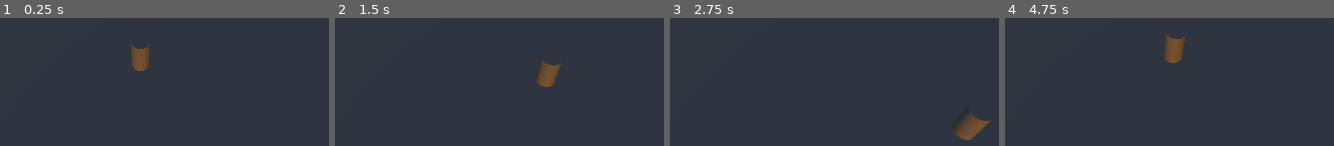
Above: before the commit, frames 1-4 (left to right).
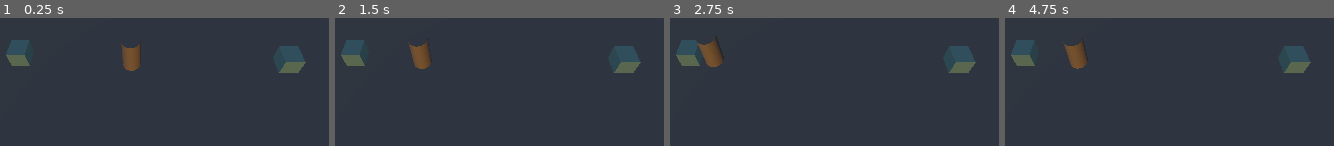
Above: after the commit, the same moments.

Repository: EricThunderSnake/DoNotOpen
Game: Godot game, scene res://Levels/Test/pathfinding.tscn
The game is run twice, just before and just after one commit, with the same random seed, the same clock (stepped at 60 frames per second) and the same inputs. Before the commit the project starts from res://test_environ.tscn.
Inputs:
- Up to frame 1 (0.25 s): no input
- Up to frame 2 (1.5 s): tap Enter (ui_accept) at 0.5, 0.77 s; hold D (MoveRight) 0.53-1.28 s; hold S (MoveBackward) from 1.28 s (still down)
- Up to frame 3 (2.75 s): tap Enter (ui_accept) at 1.52 s; release S (MoveBackward) at 2.03 s; hold D (MoveRight) from 2.03 s (still down)
- Up to frame 4 (4.75 s): release D (MoveRight) at 2.78 s; hold W (MoveForward) 2.78-3.53 s; tap Enter (ui_accept) at 3.02, 3.77, 4.52 s; hold A (MoveLeft) from 3.53 s (still down)

The runs differ from the first frame. In frame 1, 3.6% of the frame differs, in the area x 1-94%, y 17-43%; in frame 2, 4.3%; in frame 3, 4.5%, in the area x 1-98%, y 14-96%; in frame 4, 4.4%.

Commit message:
Bodged NPC Movement
It can move an arbitrary number of targets in a loop. Adjust/Add targets in the test environment and modify "Next Target" variables to adjust route

Diff:
--- a/test_environ.tscn
+++ b/Levels/Test/pathfinding.tscn
@@ -1,6 +1,7 @@
-[gd_scene load_steps=11 format=3 uid="uid://cwwcthwxxh4x3"]
+[gd_scene load_steps=11 format=3 uid="uid://0uorj88r5rnr"]
 
-[ext_resource type="Script" path="res://Player.gd" id="1_sxwdx"]
+[ext_resource type="PackedScene" uid="uid://cq5dw6tsdy5s5" path="res://NPC/NPC.tscn" id="1_np08h"]
+[ext_resource type="PackedScene" uid="uid://d15672pv2gjus" path="res://Target/NPC_target.tscn" id="2_047xe"]
 
 [sub_resource type="ProceduralSkyMaterial" id="ProceduralSkyMaterial_ida35"]
 energy_multiplier = 0.8
@@ -19,11 +20,11 @@
 
 [sub_resource type="WorldBoundaryShape3D" id="WorldBoundaryShape3D_r1mq3"]
 
+[sub_resource type="NavigationMesh" id="NavigationMesh_hj1uy"]
+vertices = PackedVector3Array(-511.5, 0.5, -511.5, -511.5, 0.5, 511.5, 511.5, 0.5, 511.5, 511.5, 0.5, -511.5)
+polygons = [PackedInt32Array(3, 2, 0), PackedInt32Array(0, 2, 1)]
+
 [sub_resource type="PlaneMesh" id="PlaneMesh_fmrs1"]
-
-[sub_resource type="CylinderShape3D" id="CylinderShape3D_ge677"]
-
-[sub_resource type="CylinderMesh" id="CylinderMesh_r2r5j"]
 
 [node name="WorldEnvironment" type="WorldEnvironment"]
 environment = SubResource("Environment_pmaes")
@@ -39,24 +40,28 @@
 physics_material_override = SubResource("PhysicsMaterial_k13xs")
 
 [node name="CollisionShape3D" type="CollisionShape3D" parent="Ground"]
-transform = Transform3D(1, 0, 0, 0, 1, 0, 0, 0, 1, 0, 0, 0)
 shape = SubResource("WorldBoundaryShape3D_r1mq3")
 
-[node name="MeshInstance3D" type="MeshInstance3D" parent="Ground/CollisionShape3D"]
+[node name="NavigationRegion3D" type="NavigationRegion3D" parent="Ground"]
+navigation_mesh = SubResource("NavigationMesh_hj1uy")
+
+[node name="MeshInstance3D" type="MeshInstance3D" parent="Ground/NavigationRegion3D"]
 transform = Transform3D(512, 0, 0, 0, 512, 0, 0, 0, 512, 0, 0, 0)
 mesh = SubResource("PlaneMesh_fmrs1")
+skeleton = NodePath("../../CollisionShape3D")
 
 [node name="Node3D" type="Node3D" parent="."]
 
 [node name="Camera3D" type="Camera3D" parent="Node3D"]
 transform = Transform3D(1, 0, 0, 0, 0.69203, 0.721869, 0, -0.721869, 0.69203, 0, 13.6816, 9.5174)
 
-[node name="CharacterBody3D" type="CharacterBody3D" parent="Node3D"]
-transform = Transform3D(1, 0, 0, 0, 1, 0, 0, 0, 1, 0, 1, 0)
-script = ExtResource("1_sxwdx")
+[node name="NPC" parent="Node3D" node_paths=PackedStringArray("target") instance=ExtResource("1_np08h")]
+target = NodePath("../../Target")
 
-[node name="CollisionShape3D" type="CollisionShape3D" parent="Node3D/CharacterBody3D"]
-shape = SubResource("CylinderShape3D_ge677")
+[node name="Target" parent="." node_paths=PackedStringArray("next_target") instance=ExtResource("2_047xe")]
+transform = Transform3D(1, 0, 0, 0, 1, 0, 0, 0, 1, -6.67525, 0.555522, -0.329767)
+next_target = NodePath("../Target2")
 
-[node name="MeshInstance3D" type="MeshInstance3D" parent="Node3D/CharacterBody3D"]
-mesh = SubResource("CylinderMesh_r2r5j")
+[node name="Target2" parent="." node_paths=PackedStringArray("next_target") instance=ExtResource("2_047xe")]
+transform = Transform3D(1, 0, 0, 0, 1, 0, 0, 0, 1, 7.7355, 1.11104, 0.541064)
+next_target = NodePath("../Target")
--- /dev/null
+++ b/Levels/Test/test_environ.tscn
@@ -0,0 +1,61 @@
+[gd_scene load_steps=11 format=3 uid="uid://cwwcthwxxh4x3"]
+
+[ext_resource type="Script" path="res://Player/Player.gd" id="1_sxwdx"]
+
+[sub_resource type="ProceduralSkyMaterial" id="ProceduralSkyMaterial_ida35"]
+energy_multiplier = 0.8
+
+[sub_resource type="Sky" id="Sky_jken0"]
+sky_material = SubResource("ProceduralSkyMaterial_ida35")
+
+[sub_resource type="Environment" id="Environment_pmaes"]
+background_mode = 2
+background_color = Color(0.0115899, 0.00853991, 0.0274126, 1)
+sky = SubResource("Sky_jken0")
+
+[sub_resource type="CameraAttributesPractical" id="CameraAttributesPractical_inbyj"]
+
+[sub_resource type="PhysicsMaterial" id="PhysicsMaterial_k13xs"]
+
+[sub_resource type="WorldBoundaryShape3D" id="WorldBoundaryShape3D_r1mq3"]
+
+[sub_resource type="PlaneMesh" id="PlaneMesh_fmrs1"]
+
+[sub_resource type="CylinderShape3D" id="CylinderShape3D_ge677"]
+
+[sub_resource type="CylinderMesh" id="CylinderMesh_r2r5j"]
+
+[node name="WorldEnvironment" type="WorldEnvironment"]
+environment = SubResource("Environment_pmaes")
+camera_attributes = SubResource("CameraAttributesPractical_inbyj")
+
+[node name="SkyLight" type="DirectionalLight3D" parent="."]
+transform = Transform3D(1, 0, 0, 0, 0.999885, 0.0151663, 0, -0.0151663, 0.999885, 0, 0, 0)
+light_color = Color(0.741605, 0.475084, 0.0247729, 1)
+light_indirect_energy = 0.0
+light_volumetric_fog_energy = 16.0
+
+[node name="Ground" type="StaticBody3D" parent="."]
+physics_material_override = SubResource("PhysicsMaterial_k13xs")
+
+[node name="CollisionShape3D" type="CollisionShape3D" parent="Ground"]
+shape = SubResource("WorldBoundaryShape3D_r1mq3")
+
+[node name="MeshInstance3D" type="MeshInstance3D" parent="Ground/CollisionShape3D"]
+transform = Transform3D(512, 0, 0, 0, 512, 0, 0, 0, 512, 0, 0, 0)
+mesh = SubResource("PlaneMesh_fmrs1")
+
+[node name="Node3D" type="Node3D" parent="."]
+
+[node name="Camera3D" type="Camera3D" parent="Node3D"]
+transform = Transform3D(1, 0, 0, 0, 0.69203, 0.721869, 0, -0.721869, 0.69203, 0, 13.6816, 9.5174)
+
+[node name="CharacterBody3D" type="CharacterBody3D" parent="Node3D"]
+transform = Transform3D(1, 0, 0, 0, 1, 0, 0, 0, 1, 0, 1, 0)
+script = ExtResource("1_sxwdx")
+
+[node name="CollisionShape3D" type="CollisionShape3D" parent="Node3D/CharacterBody3D"]
+shape = SubResource("CylinderShape3D_ge677")
+
+[node name="MeshInstance3D" type="MeshInstance3D" parent="Node3D/CharacterBody3D"]
+mesh = SubResource("CylinderMesh_r2r5j")
--- /dev/null
+++ b/NPC/NPC.tscn
@@ -0,0 +1,34 @@
+[gd_scene load_steps=5 format=3 uid="uid://cq5dw6tsdy5s5"]
+
+[ext_resource type="Script" path="res://NPC/npc.gd" id="1_8mtn4"]
+
+[sub_resource type="CylinderShape3D" id="CylinderShape3D_ge677"]
+
+[sub_resource type="CylinderMesh" id="CylinderMesh_r2r5j"]
+
+[sub_resource type="GDScript" id="GDScript_1qoyp"]
+script/source = "extends NavigationAgent3D
+
+
+# Called when the node enters the scene tree for the first time.
+func _ready():
+	pass # Replace with function body.
+
+
+# Called every frame. 'delta' is the elapsed time since the previous frame.
+func _process(delta):
+	pass
+"
+
+[node name="NPC" type="CharacterBody3D"]
+transform = Transform3D(1, 0, 0, 0, 1, 0, 0, 0, 1, 0, 1, 0)
+script = ExtResource("1_8mtn4")
+
+[node name="NPCShape3D" type="CollisionShape3D" parent="."]
+shape = SubResource("CylinderShape3D_ge677")
+
+[node name="NPCMesh" type="MeshInstance3D" parent="."]
+mesh = SubResource("CylinderMesh_r2r5j")
+
+[node name="NavigationAgent3D" type="NavigationAgent3D" parent="."]
+script = SubResource("GDScript_1qoyp")
--- /dev/null
+++ b/NPC/npc.gd
@@ -0,0 +1,42 @@
+extends CharacterBody3D
+
+var movement_speed: float = 2.0
+var movement_target_position: Vector3
+@export var target: Target
+var is_target_reached := false
+
+@onready var navigation_agent: NavigationAgent3D = $NavigationAgent3D
+
+func _ready():
+	# These values need to be adjusted for the actor's speed
+	# and the navigation layout.
+	navigation_agent.debug_enabled = true
+	movement_target_position = target.position
+	navigation_agent.path_desired_distance = 0.5
+	navigation_agent.target_desired_distance = 0.5
+
+	# Make sure to not await during _ready.
+	actor_setup.call_deferred()
+
+func actor_setup():
+	# Wait for the first physics frame so the NavigationServer can sync.
+	await get_tree().physics_frame
+
+	# Now that the navigation map is no longer empty, set the movement target.
+	set_movement_target(movement_target_position)
+
+func set_movement_target(movement_target: Vector3):
+	navigation_agent.set_target_position(movement_target)
+
+func _physics_process(delta):
+	if (movement_target_position - position).length() < navigation_agent.target_desired_distance:
+		target = Target.GetNextTarget(target)
+		movement_target_position = target.position
+		actor_setup()
+
+	var current_agent_position: Vector3 = global_position
+	var next_path_position: Vector3 = movement_target_position
+	print(target.name)
+
+	velocity = current_agent_position.direction_to(next_path_position) * movement_speed
+	move_and_slide()
--- a/Player.tscn
+++ b/Player/Player.tscn
@@ -1,14 +1,14 @@
 [gd_scene load_steps=4 format=3 uid="uid://pvqt43lxq2nm"]
 
-[ext_resource type="Script" path="res://Player.gd" id="1_0e32f"]
+[ext_resource type="Script" path="res://Player/Player.gd" id="1_5r7de"]
 
 [sub_resource type="CylinderShape3D" id="CylinderShape3D_ge677"]
 
 [sub_resource type="CylinderMesh" id="CylinderMesh_r2r5j"]
 
-[node name="Player" type="CharacterBody3D"]
+[node name="Player" type="RigidBody3D"]
 transform = Transform3D(1, 0, 0, 0, 1, 0, 0, 0, 1, 0, 1, 0)
-script = ExtResource("1_0e32f")
+script = ExtResource("1_5r7de")
 
 [node name="PlayerShape3D" type="CollisionShape3D" parent="."]
 shape = SubResource("CylinderShape3D_ge677")
--- /dev/null
+++ b/Target/NPC_target.tscn
@@ -0,0 +1,21 @@
+[gd_scene load_steps=5 format=3 uid="uid://d15672pv2gjus"]
+
+[ext_resource type="Script" path="res://Target/target.gd" id="1_w1hk5"]
+
+[sub_resource type="BoxShape3D" id="BoxShape3D_m8yqq"]
+
+[sub_resource type="StandardMaterial3D" id="StandardMaterial3D_jrvt2"]
+transparency = 1
+albedo_color = Color(0.596078, 1, 1, 0.552941)
+
+[sub_resource type="BoxMesh" id="BoxMesh_oodwv"]
+material = SubResource("StandardMaterial3D_jrvt2")
+
+[node name="Target" type="Area3D"]
+script = ExtResource("1_w1hk5")
+
+[node name="CollisionShape3D" type="CollisionShape3D" parent="."]
+shape = SubResource("BoxShape3D_m8yqq")
+
+[node name="MeshInstance3D" type="MeshInstance3D" parent="."]
+mesh = SubResource("BoxMesh_oodwv")
--- /dev/null
+++ b/Target/target.gd
@@ -0,0 +1,19 @@
+extends Area3D
+
+class_name Target
+
+@export var next_target: Target
+
+static func GetNextTarget(current_target:Target) -> Target:
+	return current_target.next_target
+
+
+
+# Called when the node enters the scene tree for the first time.
+func _ready():
+	pass # Replace with function body.
+
+
+# Called every frame. 'delta' is the elapsed time since the previous frame.
+func _process(delta):
+	pass
--- a/icon.svg
+++ /dev/null
@@ -1 +0,0 @@
-<svg xmlns="http://www.w3.org/2000/svg" width="128" height="128"><rect width="124" height="124" x="2" y="2" fill="#363d52" stroke="#212532" stroke-width="4" rx="14"/><g fill="#fff" transform="translate(12.322 12.322)scale(.101)"><path d="M105 673v33q407 354 814 0v-33z"/><path fill="#478cbf" d="m105 673 152 14q12 1 15 14l4 67 132 10 8-61q2-11 15-15h162q13 4 15 15l8 61 132-10 4-67q3-13 15-14l152-14V427q30-39 56-81-35-59-83-108-43 20-82 47-40-37-88-64 7-51 8-102-59-28-123-42-26 43-46 89-49-7-98 0-20-46-46-89-64 14-123 42 1 51 8 102-48 27-88 64-39-27-82-47-48 49-83 108 26 42 56 81zm0 33v39c0 276 813 276 814 0v-39l-134 12-5 69q-2 10-14 13l-162 11q-12 0-16-11l-10-65H446l-10 65q-4 11-16 11l-162-11q-12-3-14-13l-5-69z"/><path d="M483 600c0 34 58 34 58 0v-86c0-34-58-34-58 0z"/><circle cx="725" cy="526" r="90"/><circle cx="299" cy="526" r="90"/></g><g fill="#414042" transform="translate(12.322 12.322)scale(.101)"><circle cx="307" cy="532" r="60"/><circle cx="717" cy="532" r="60"/></g></svg>
--- a/project.godot
+++ b/project.godot
@@ -11,9 +11,8 @@
 [application]
 
 config/name="DoNotOpen"
-run/main_scene="res://test_environ.tscn"
+run/main_scene="res://Levels/Test/pathfinding.tscn"
 config/features=PackedStringArray("4.3", "GL Compatibility")
-config/icon="res://icon.svg"
 
 [input]
 
Renamed: Player.gd -> Player/Player.gd
Not shown, removed: icon.svg.import
Not shown, added: NPCFB28.tmp
